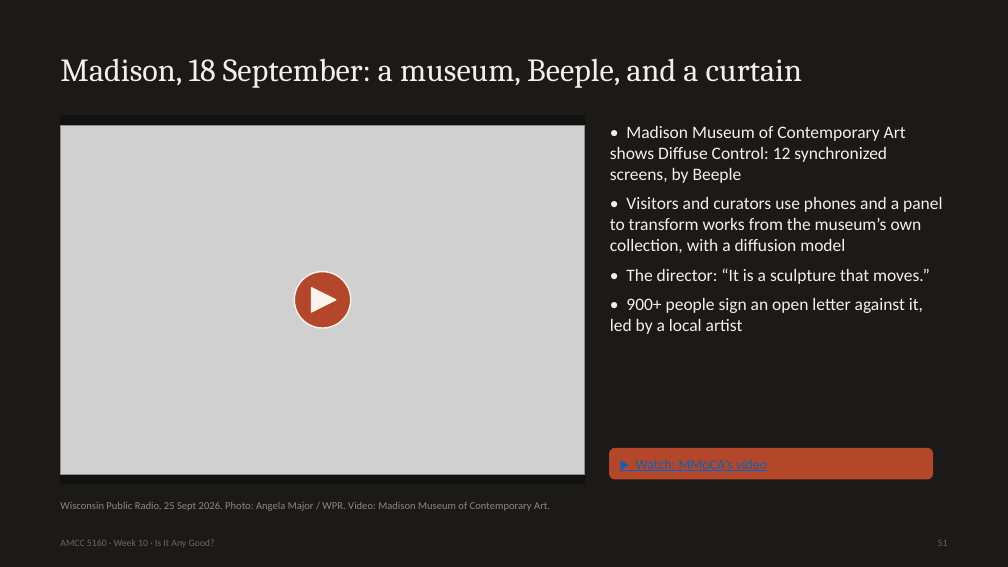
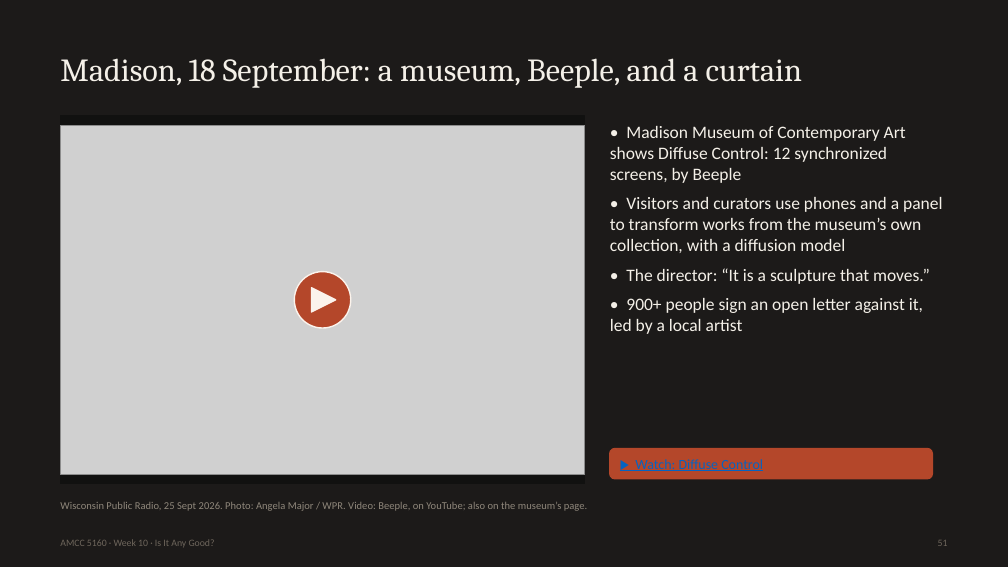
Before and after one commit to leehomyc/leehomyc.github.io, a slide deck: slide 51 of amcc5160/lecture-10/downloads/Lecture10_Slides.pptx. Drawn at 1008x567 pixels with LibreOffice and Linux fonts; fonts in the diff are those of the drawing; grey boxes stand for pictures. Boxes give left, top, right and bottom in pixels: in the first picture for what was removed or moved away, otherwise in the second. Text is boxed around its words. In the diff, an @@ line names an element or a change of style, - is before the commit and + after.

```diff
--- a/amcc5160/lecture-10/downloads/Lecture10_Slides.pptx
+++ b/amcc5160/lecture-10/downloads/Lecture10_Slides.pptx
@@ text at box(635, 459, 763, 471): text changed @@
-▶ Watch: MMoCA’s video
+▶ Watch: Diffuse Control
@@ text at box(60, 502, 587, 511): text changed @@
-Wisconsin Public Radio, 25 Sept 2026. Photo: Angela Major / WPR. Video: Madison Museum of Contemporary Art.
+Wisconsin Public Radio, 25 Sept 2026. Photo: Angela Major / WPR. Video: Beeple, on YouTube; also on the museum’s page.
```
Also in this commit, not shown: 1 other slide changed, 9 other files.
